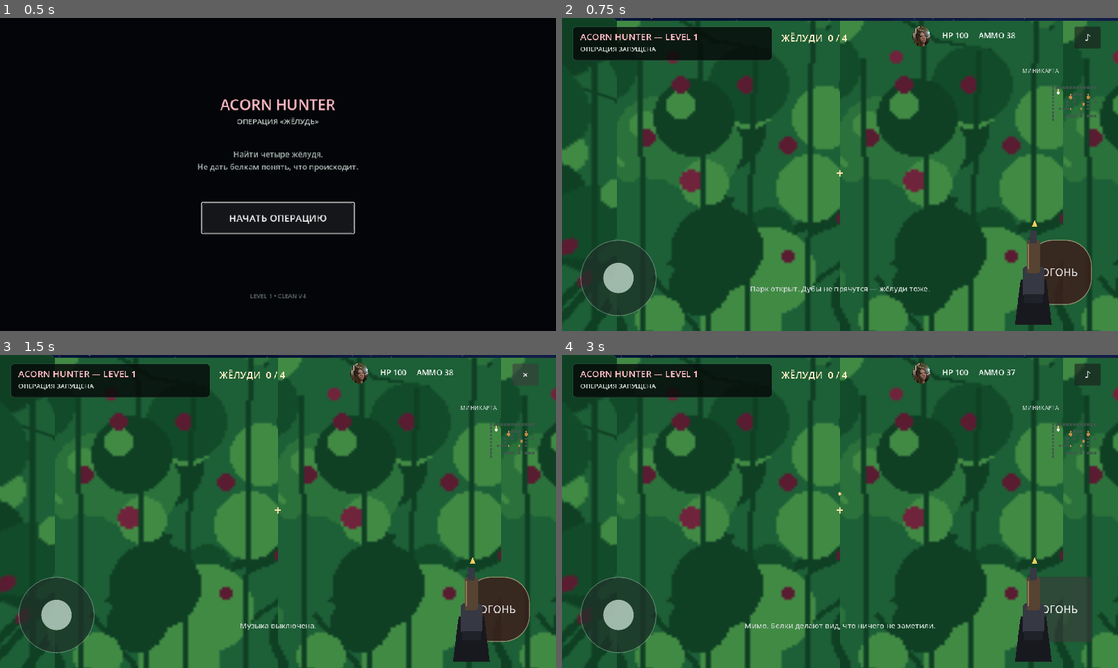
Above: before the commit, frames 1-4 (two rows, left to right).
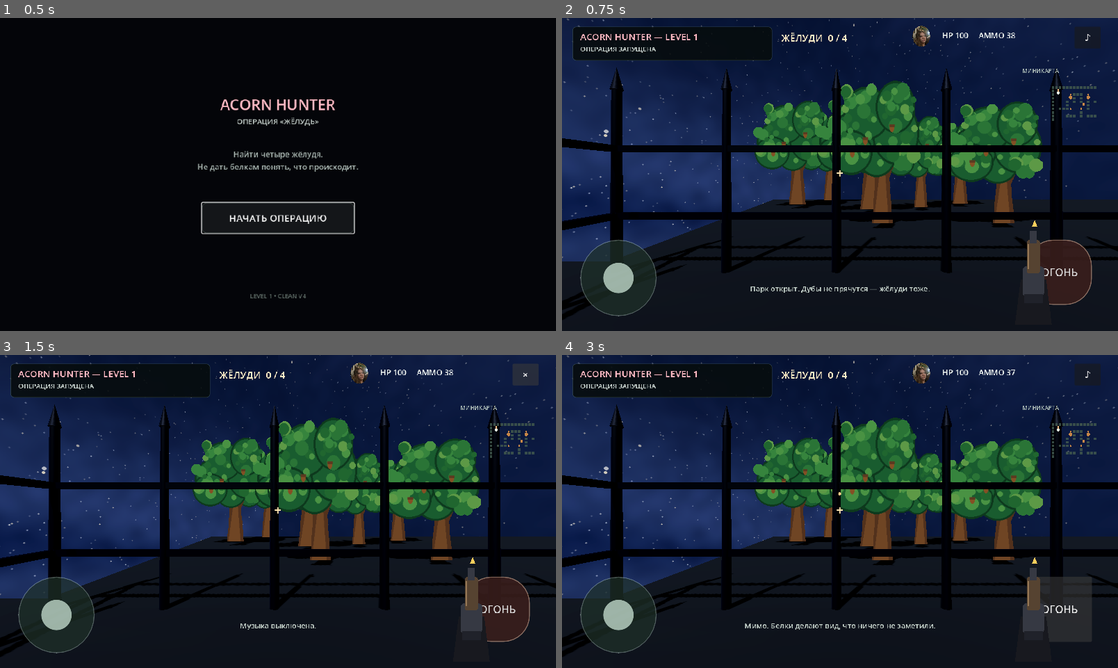
Above: after the commit, the same moments.

Repository: masterofmagic234/Arkon
Game: Godot game, scene res://menu.tscn
Two runs of this game, one before a commit and one after it. Both use one fixed random seed, a clock stepped at 60 frames per second and the inputs below.
Inputs:
- Up to frame 1 (0.5 s): no input
- Up to frame 2 (0.75 s): click "НАЧАТЬ ОПЕРАЦИЮ" at 0.5 s
- Up to frame 3 (1.5 s): click "♪" at 1.25 s
- Up to frame 4 (3 s): click "×" at 2 s; click "ОГОНЬ" at 2.75 s

Frame 1 is identical in both runs. In frame 2, 86% of the frame differs, in the area x 0-100%, y 0-100%; in frame 3, 86%; in frame 4, 87%.

Commit message:
Instantiate forest perimeter from Game

Diff:
--- a/scripts/game.gd
+++ b/scripts/game.gd
@@ -23,6 +23,7 @@
 const PlayerController = preload("res://scripts/player_controller.gd")
 const EnemyController = preload("res://scripts/enemy_controller.gd")
 const PickupController = preload("res://scripts/pickup_controller.gd")
+const ForestPerimeter = preload("res://scripts/forest_perimeter.gd")
 
 var game_state = null
 var gameplay_controller
@@ -40,6 +41,7 @@
 var runtime_timers: RuntimeTimers
 var presentation_sync: PresentationSync
 var player_view: PlayerView
+var forest_perimeter
 
 @onready var player: CharacterBody3D = $Player
 @onready var camera: Camera3D = $Player/Camera3D
@@ -63,6 +65,13 @@
 func _ready() -> void:
     game_state = GameState.new()
     game_state.setup(LevelData)
+
+    # Build the perimeter from the actual Game scene, not from a global scene-change hook.
+    # This guarantees the fence/forest exists in the same runtime scene as the canonical map.
+    forest_perimeter = ForestPerimeter.new()
+    add_child(forest_perimeter)
+    forest_perimeter.setup(self)
+
     player_view = PlayerView.new()
     player_view.setup(camera, carolina)
     player_view.apply()
@@ -74,7 +83,6 @@
     # PlayerController owns the joystick UI input path. Fire remains gameplay-owned.
     fire_button.pressed.connect(_on_fire_pressed)
     mute_button.pressed.connect(_toggle_music)
-
 
     hud_view = HudView.new()
     hud_view.setup(count_label, hp_ammo_label)
